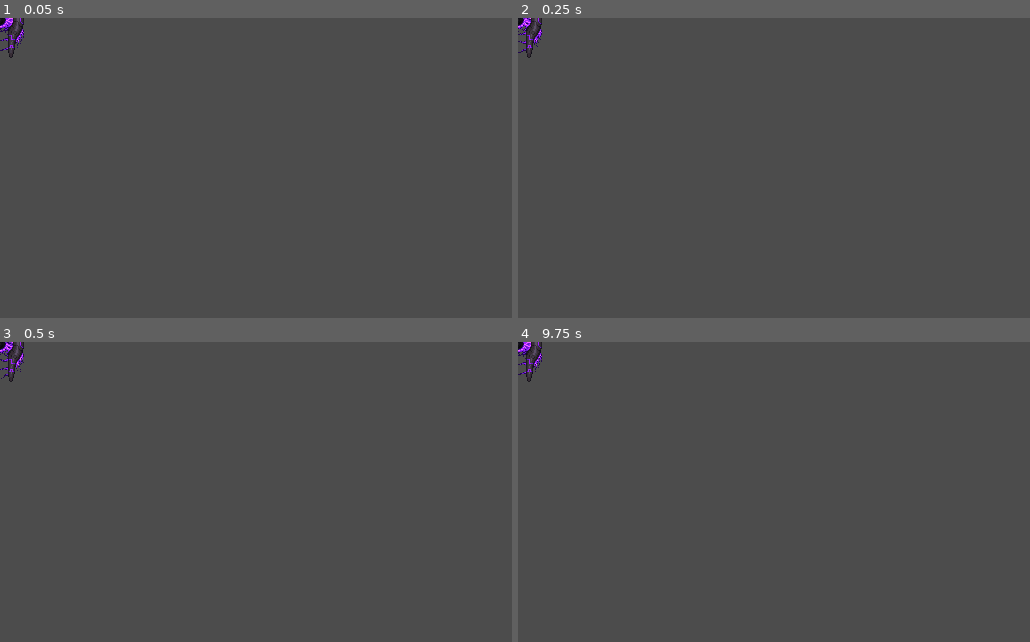
Above: before the commit, frames 1-4 (two rows, left to right).
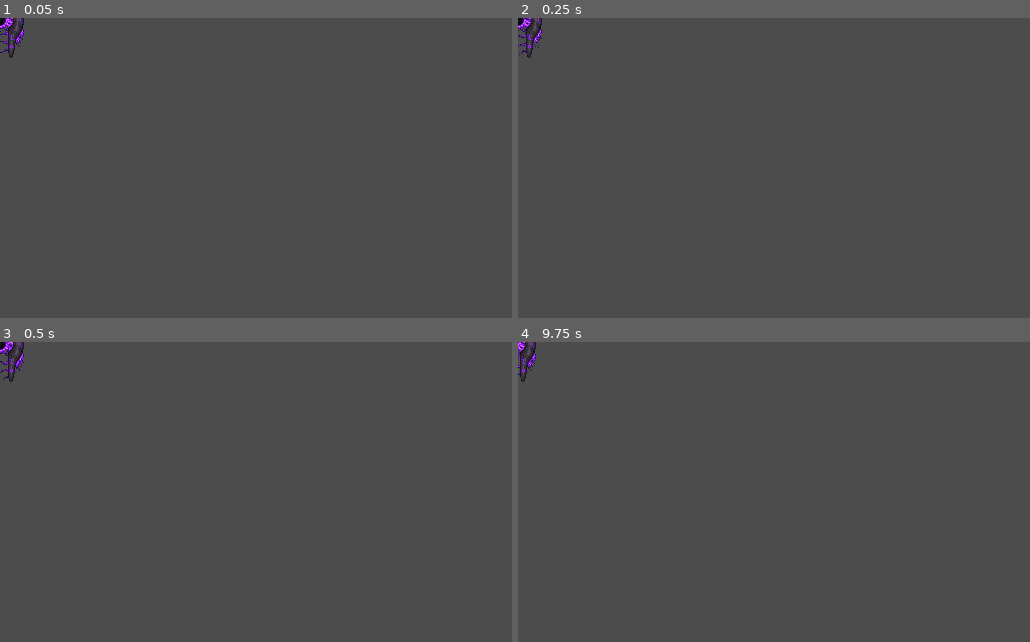
Above: after the commit, the same moments.

Repository: rockrick1/galaxy-stride
Game: Godot game, scene res://characters/enemies/void4.tscn
Same seed, same stepped clock (60 frames per second), same inputs: the game is played once before the commit and once after it. This scene is started directly instead of the project's main scene. Sound files missing from this copy of the repository are replaced by a short silence.
Inputs (mouse positions are in pixels of both pictures, inside the frame that each line leads up to):
- Up to frame 1 (0.05 s): no input
- Up to frame 2 (0.25 s): no input
- Up to frame 3 (0.5 s): no input
- Up to frame 4 (9.75 s): move the mouse to (886, 477) at 0.52 s; hold Right (ui_right) 0.53-1.28 s; move the mouse to (671, 507) at 1.27 s; hold Down (ui_down) 1.28-2.03 s; move the mouse to (825, 426) at 2.02 s; hold Right (ui_right) 2.03-2.78 s; move the mouse to (748, 552) at 2.77 s; hold Up (ui_up) 2.78-3.53 s; move the mouse to (927, 537) at 3.52 s; hold Left (ui_left) 3.53-5.03 s; move the mouse to (620, 447) at 4.27 s; move the mouse to (799, 492) at 5.02 s; hold Down (ui_down) 5.03-5.78 s; move the mouse to (697, 417) at 5.77 s; hold Right (ui_right) 5.78-6.53 s; move the mouse to (886, 477) at 6.52 s; hold Up (ui_up) 6.53-7.28 s; move the mouse to (671, 507) at 7.27 s; hold Right (ui_right) 7.28-8.03 s; move the mouse to (825, 426) at 8.02 s; hold Down (ui_down) 8.03-8.78 s; move the mouse to (748, 552) at 8.77 s; hold Left (ui_left) 8.78-9.53 s; move the mouse to (927, 537) at 9.52 s; hold Up (ui_up) from 9.53 s (still down)

The runs differ from the first frame. In frame 1, 0.1% of the frame differs, in the area x 0-5%, y 0-12%; in frame 2, less than 0.1%; in frame 3, 0.1%; in frame 4, 0.4%, in the area x 0-5%, y 0-14%.
Error before the commit: Parse Error: The function signature doesn't match the parent. Parent signature is: "Variant die(Variant)". (res://characters/enemies/void4.gd:43)
Error after the commit: Attempt to call function 'get_node' in base 'null instance' on a null instance. (res://characters/enemies/void4.gd:38)

Commit message:
explosion wip on boss

Diff:
--- a/characters/enemies/enemy.gd
+++ b/characters/enemies/enemy.gd
@@ -16,7 +16,7 @@
 
 const base_generator = preload("res://characters/bullet_generator.tscn")
 const drop_spawner = preload("res://drops/drop_spawner.tscn")
-const explosion = preload("res://characters/explosion.tscn")
+const explosion_scene = preload("res://characters/explosion.tscn")
 const enemy = true
 
 var character
@@ -139,8 +139,8 @@
 	queue_free()
 
 
-func spawn_explosion():
-	var ex = explosion.instance()
+func spawn_explosion(position = Vector2(0, 0)):
+	var ex = explosion_scene.instance()
 	ex.global_position = self.global_position
 	stage.add_child_below_node(self, ex)
 
--- a/characters/enemies/void1.tscn
+++ b/characters/enemies/void1.tscn
@@ -75,6 +75,7 @@
 material = SubResource( 2 )
 frames = ExtResource( 2 )
 animation = "void1"
+frame = 2
 playing = true
 
 [node name="Hitbox" type="CollisionShape2D" parent="."]
--- a/characters/enemies/void2.tscn
+++ b/characters/enemies/void2.tscn
@@ -57,6 +57,7 @@
 material = ExtResource( 3 )
 frames = ExtResource( 2 )
 animation = "void2"
+frame = 3
 playing = true
 
 [node name="Hitbox" type="CollisionShape2D" parent="."]
--- a/characters/enemies/void3.tscn
+++ b/characters/enemies/void3.tscn
@@ -57,6 +57,7 @@
 material = ExtResource( 3 )
 frames = ExtResource( 2 )
 animation = "void3"
+frame = 1
 playing = true
 
 [node name="Hitbox" type="CollisionShape2D" parent="."]
--- a/characters/enemies/void4.gd
+++ b/characters/enemies/void4.gd
@@ -3,6 +3,10 @@
 
 # for the love of god please do not connect the BossMove tween on the
 # _on_Move_tween_all_completed() of the base enemy script
+
+const num_explosions : int = 15
+var exploded : int = 0
+const explosion_interval : float = 0.3
 
 
 const move_pos = [
@@ -24,6 +28,7 @@
 var current_pos_id = 0
 
 func _ready():
+	$ExplosionInterval.wait_time = explosion_interval
 	$MoveTimer.wait_time = move_interval
 
 func move():
@@ -40,8 +45,18 @@
 	$BossMove.start()
 
 
-func die():
-	pass
+func death_anim():
+	_on_ExplosionInterval_timeout()
+	$ExplosionInterval.start()
+
 
 func _on_MoveTimer_timeout():
 	move()
+
+
+func _on_ExplosionInterval_timeout():
+	var x = (randi() % 30) - 15
+	var y = (randi() % 30) - 15
+	var offset = Vector2(x, y)
+	var ex = explosion_scene.instance()
+	ex.global_position = self.global_position + offset
--- a/characters/enemies/void4.tscn
+++ b/characters/enemies/void4.tscn
@@ -57,7 +57,7 @@
 material = ExtResource( 3 )
 frames = ExtResource( 2 )
 animation = "void4"
-frame = 2
+frame = 3
 playing = true
 
 [node name="Hitbox" type="CollisionShape2D" parent="."]
@@ -88,6 +88,9 @@
 wait_time = 2.0
 autostart = true
 
+[node name="ExplosionInterval" type="Timer" parent="."]
+
 [connection signal="tween_all_completed" from="Move" to="." method="_on_Move_tween_all_completed"]
 [connection signal="timeout" from="ExitTimer" to="." method="_on_ExitTimer_timeout"]
 [connection signal="timeout" from="MoveTimer" to="." method="_on_MoveTimer_timeout"]
+[connection signal="timeout" from="ExplosionInterval" to="." method="_on_ExplosionInterval_timeout"]
